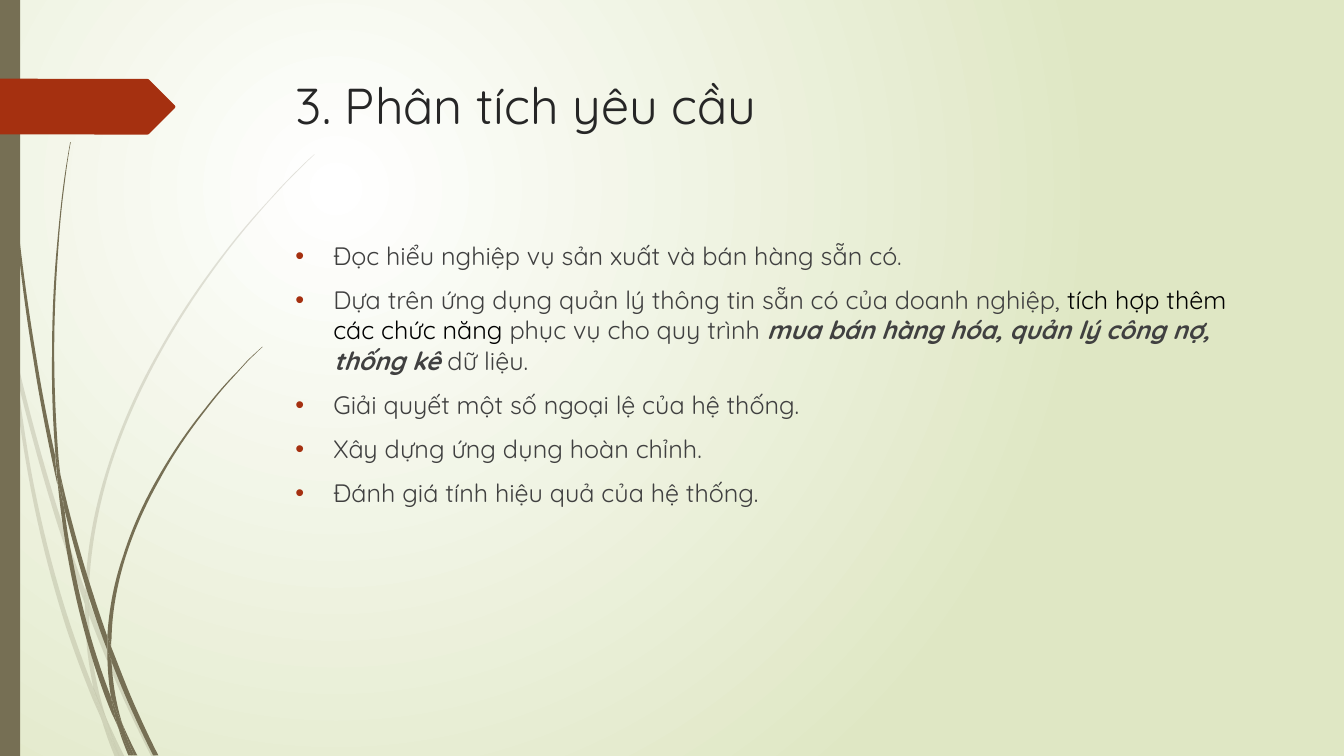
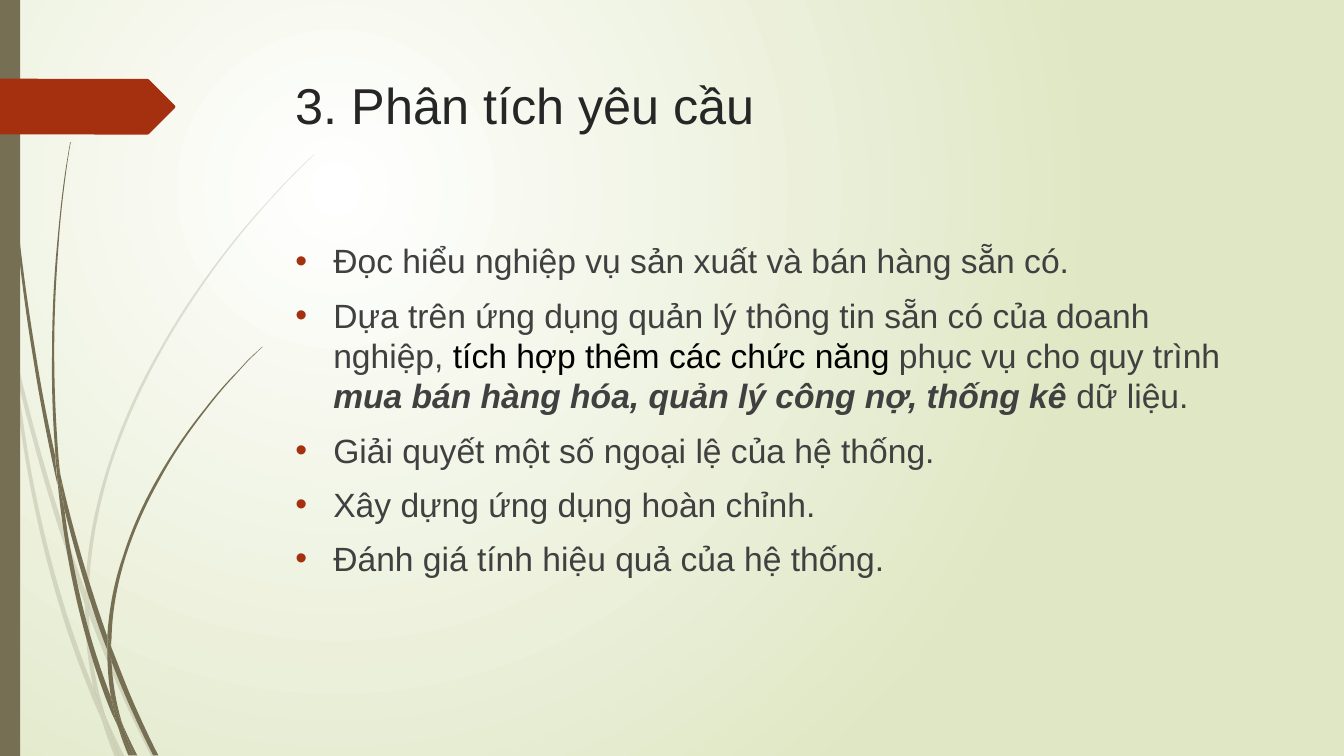
Before and after one commit to doanlecong/LVTN, a slide deck: slide 5 of docs/slide trình cô - bản 1.pptx. Drawn at 1344x756 pixels with LibreOffice and Linux fonts; fonts in the diff are those of the drawing. Boxes give left, top, right and bottom in pixels: in the first picture for what was removed or moved away, otherwise in the second. Text is boxed around its words. In the diff, an @@ line names an element or a change of style, - is before the commit and + after.

```diff
--- a/docs/slide trình cô - bản 1.pptx
+++ b/docs/slide trình cô - bản 1.pptx
@@ title "3. Phân tích yêu cầu" at bbox=[296, 85, 755, 134]: font Quicksand to Arial @@
@@ text "Đọc hiểu nghiệp vụ sản ..." at bbox=[333, 246, 1220, 578]: size 18 to 24 pt, font Quicksand to Arial @@
```
Also in this commit, not shown: 8 other slides changed, 3 slides added, 1 slide removed.
